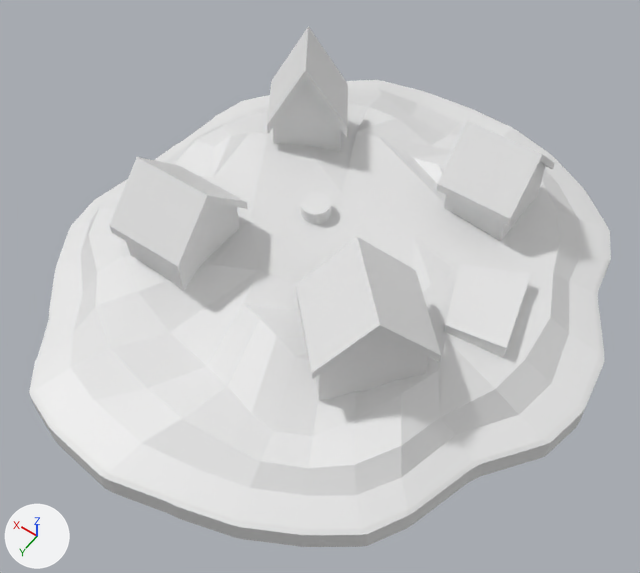
The FBX model Assets/Graphics/meshes/settlement.fbx: old version first, new version second.
Camera for both pictures: a 50 mm lens placed at (-0.277, 0.396, 0.704), pointed at (-0.016, 0.031, 0.13). Lighting does not change. The marker at lower left points along +X, +Y and +Z. Where no turn or scale is listed for an object, it has been applied to the vertices.

Objects in the first picture: 'settlement'.
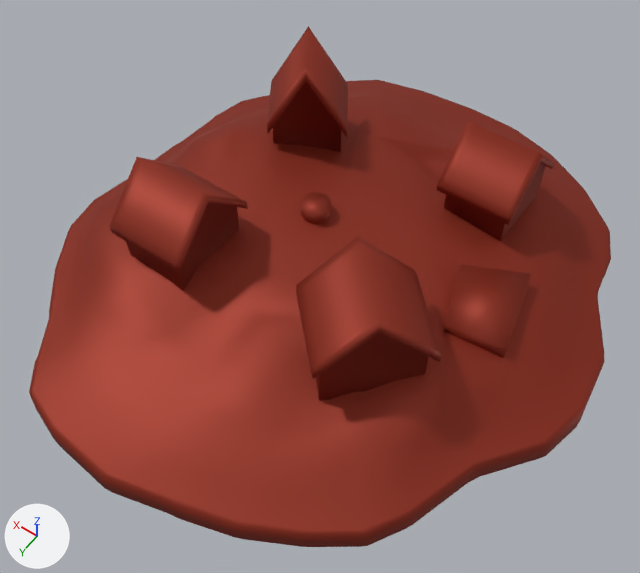
What differs and where, as boxes [x1, y1, x2, y2] in the pictures (640 x 573 px):
'settlement', recoloured, shading changed (white to red): [29, 26, 611, 547] in both

The change, as a diff of the scene's bpy script:
```diff
--- a/Assets/Graphics/meshes/settlement.fbx.py
+++ b/Assets/Graphics/meshes/settlement.fbx.py
@@ mat_material @@
+mat_material = principled_material('Material')
+mat_material.base_color = (0.291, 0.0296, 0.0122)  # red #93301d
+mat_material.metallic = 0.505
+mat_material.roughness = 0.573
@@ me_selltement @@
 me_selltement.from_pydata(...)  # 568 vertices, 563 faces; spans x -0.241..0.227, y -0.267..0.252, z -0.067..0.097
 # used by ob_settlement; location = (0.0, 0.0, 0.1442)
+# me_selltement part 1: edges marked sharp go from 1013 to 0
+me_selltement.materials.append(mat_material)  # red #93301d
```
